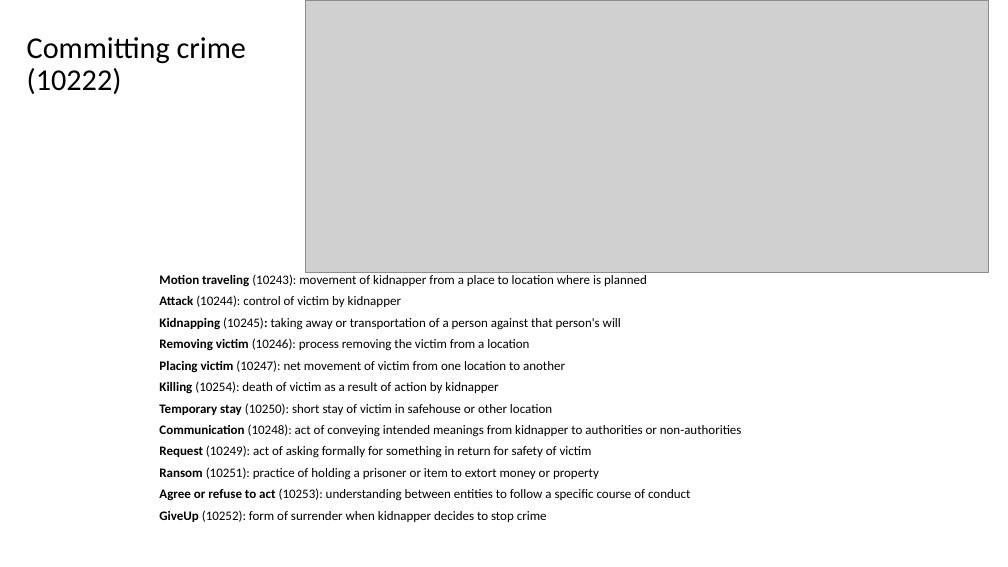
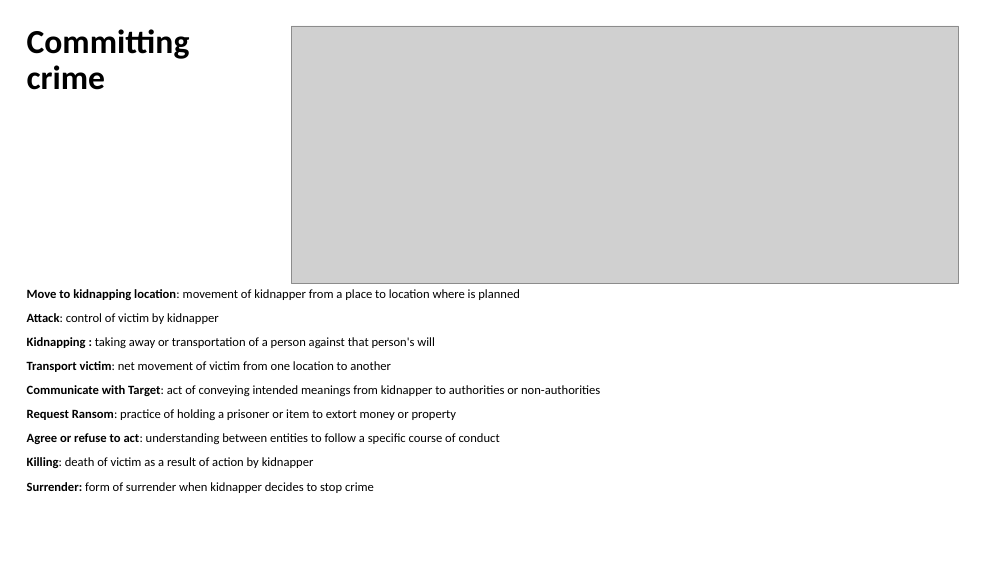
Before and after one commit to RESIN-KAIROS/schemalib, a slide deck: slide 6 of hrf/kidnapping.pptx. Drawn at 1008x567 pixels with LibreOffice and Linux fonts; fonts in the diff are those of the drawing; grey boxes stand for pictures. Boxes give left, top, right and bottom in pixels: in the first picture for what was removed or moved away, otherwise in the second. Text is boxed around its words. In the diff, an @@ line names an element or a change of style, - is before the commit and + after.

```diff
--- a/hrf/kidnapping.pptx
+++ b/hrf/kidnapping.pptx
@@ title at box(27, 29, 190, 90): text changed; size 28.8 to 32 pt; bold on @@
-Committing crime (10222)
+Committing crime
@@ picture: place and size @@
-picture at box(306, 0, 989, 272)
+picture at box(292, 26, 959, 284)
@@ text at box(27, 289, 600, 493): text changed; size 12.4 to 12 pt @@
-Motion traveling (10243): movement of kidnapper from a place to location where is planned
-Attack (10244): control of victim by kidnapper
-Kidnapping (10245): taking away or transportation of a person against that person's will
-Removing victim (10246): process removing the victim from a location
-Placing victim (10247): net movement of victim from one location to another
-Killing (10254): death of victim as a result of action by kidnapper
-Temporary stay (10250): short stay of victim in safehouse or other location
-Communication (10248): act of conveying intended meanings from kidnapper to authorities or non-authorities
-Request (10249): act of asking formally for something in return for safety of victim
-Ransom (10251): practice of holding a prisoner or item to extort money or property
-Agree or refuse to act (10253): understanding between entities to follow a specific course of conduct
-GiveUp (10252): form of surrender when kidnapper decides to stop crime
+Move to kidnapping location: movement of kidnapper from a place to location where is planned
+Attack: control of victim by kidnapper
+Kidnapping : taking away or transportation of a person against that person's will
+Transport victim: net movement of victim from one location to another
+Communicate with Target: act of conveying intended meanings from kidnapper to authorities or non-authorities
+Request Ransom: practice of holding a prisoner or item to extort money or property
+Agree or refuse to act: understanding between entities to follow a specific course of conduct
+Killing: death of victim as a result of action by kidnapper
+Surrender: form of surrender when kidnapper decides to stop crime
```
Also in this commit, not shown: 7 other slides changed, 1 slide added, 1 slide removed, 2 other files.
